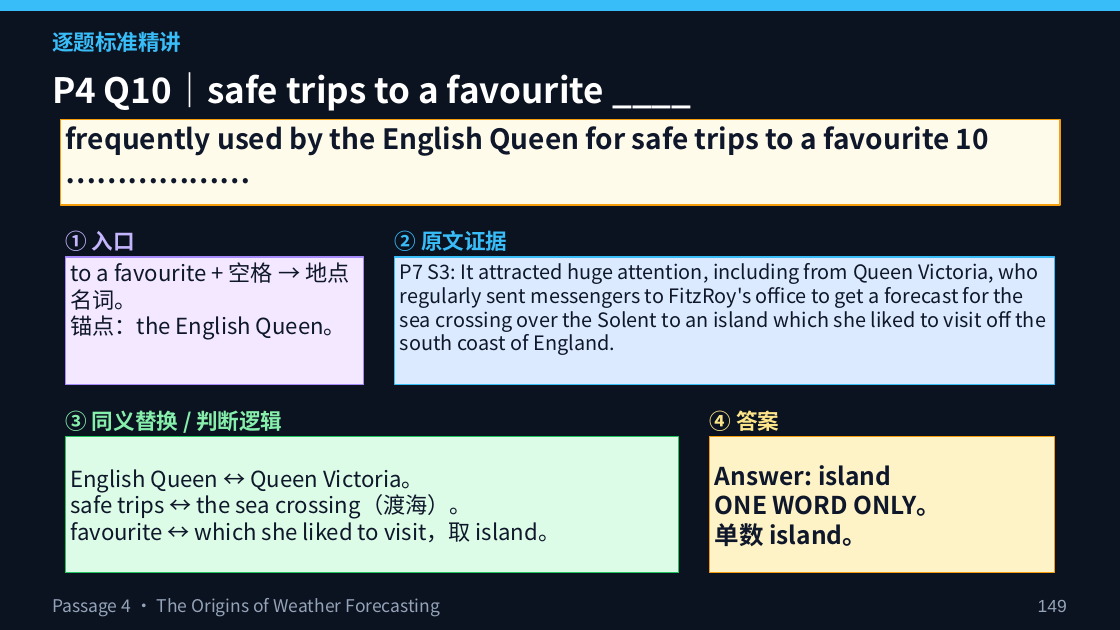
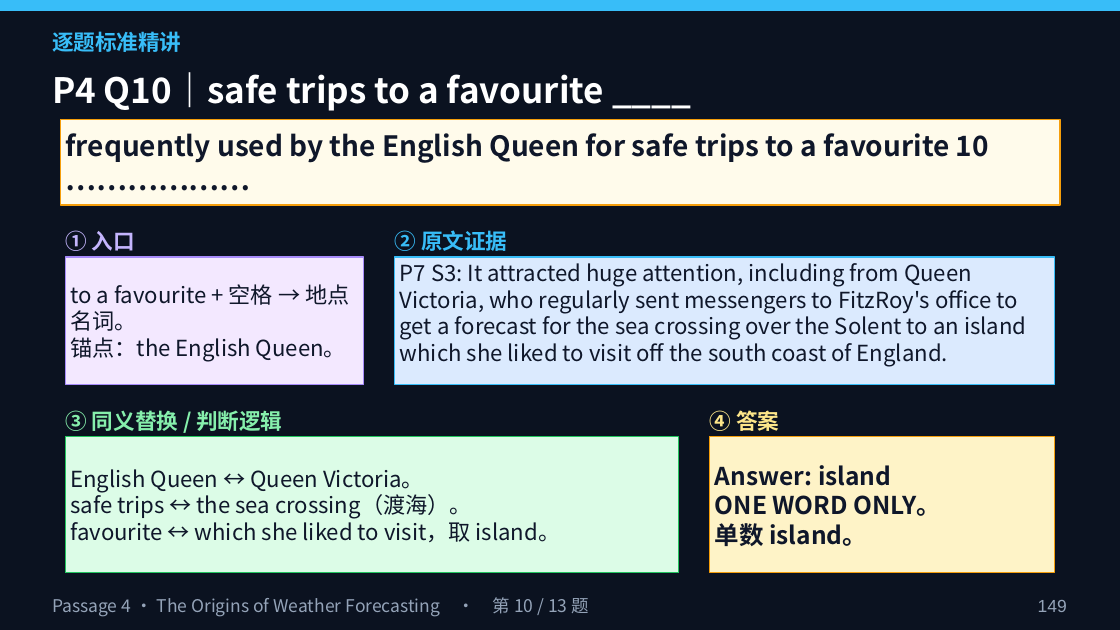
Before and after one commit to mrgreedcp-spec/AI-Portfolio, a slide deck: slide 149 of lesson3/第三节课PPT_雅思阅读精讲.pptx. Drawn at 1120x630 pixels with LibreOffice and Linux fonts; fonts in the diff are those of the drawing. Boxes give left, top, right and bottom in pixels: in the first picture for what was removed or moved away, otherwise in the second. Text is boxed around its words. In the diff, an @@ line names an element or a change of style, - is before the commit and + after.

```diff
--- a/lesson3/第三节课PPT_雅思阅读精讲.pptx
+++ b/lesson3/第三节课PPT_雅思阅读精讲.pptx
@@ rectangle "frequently used by the English ..." at <box>60,119,1060,205</box>: vertical alignment top to middle @@
@@ rectangle "to a favourite + 空格 ..." at <box>66,257,364,385</box>: vertical alignment top to middle @@
@@ rectangle "P7 S3: It attracted huge ..." at <box>395,257,1054,385</box>: size 17 to 19 pt @@
@@ text at <box>52,597,589,617</box>: text changed @@
-Passage 4 · The Origins of Weather Forecasting
+Passage 4 · The Origins of Weather Forecasting · 第 10 / 13 题
```
Also in this commit, not shown: 158 other slides changed, 8 other files.
